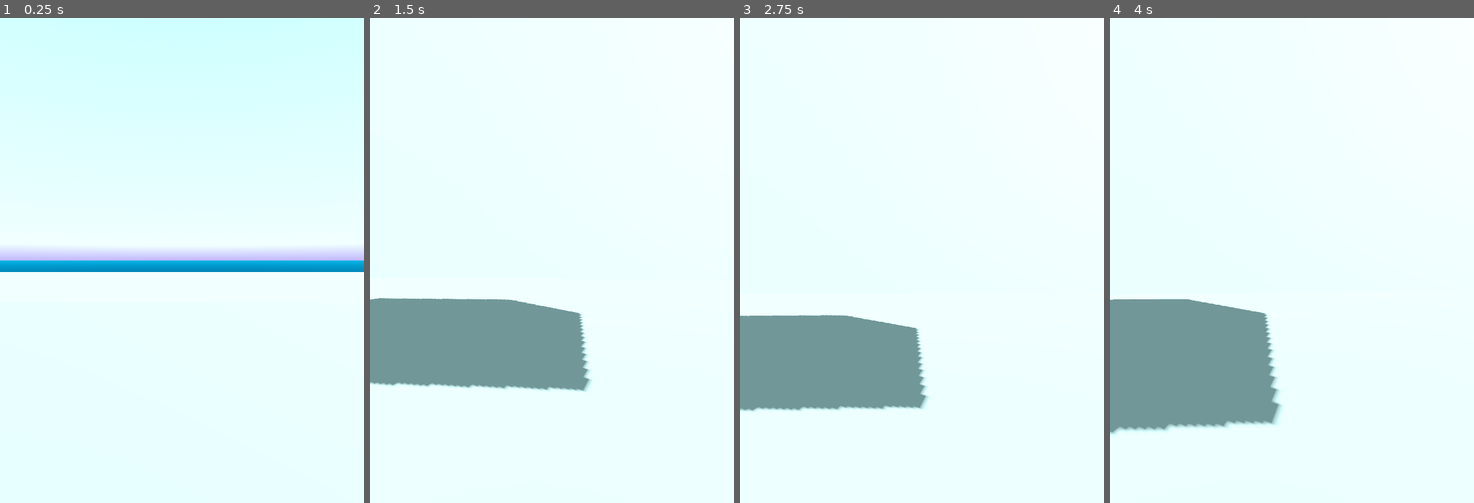
Above: before the commit, frames 1-4 (left to right).
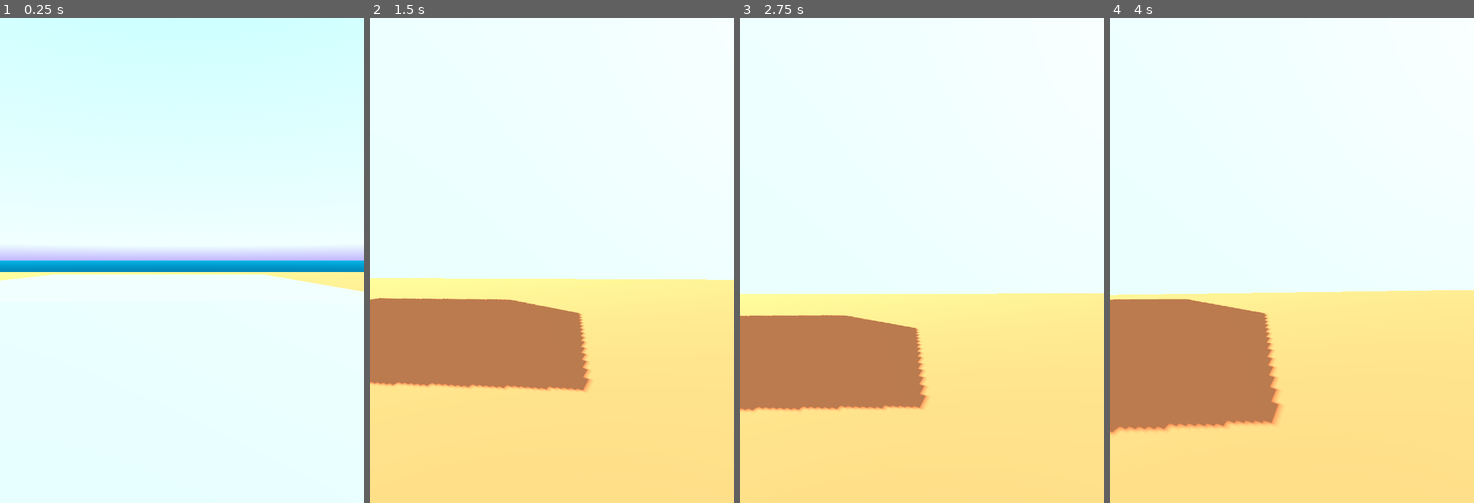
Above: after the commit, the same moments.

Repository: init-Sense/octant
Game: Godot game, scene res://scenes/octagon.tscn
Two runs of this game, one before a commit and one after it. Both use one fixed random seed, a clock stepped at 60 frames per second and the inputs below. A sky picture missing from this copy of the repository is replaced by a grey-blue gradient.
Inputs (mouse positions are in pixels of both pictures, inside the frame that each line leads up to):
- Up to frame 1 (0.25 s): no input
- Up to frame 2 (1.5 s): move the mouse to (570, 260) at 0.52 s; hold Q (debug_crouch_up) from 0.53 s (still down); click (570, 260) at 0.67 s; move the mouse to (533, 260) at 1.27 s
- Up to frame 3 (2.75 s): keep holding Q (debug_crouch_up); move the mouse to (929, 250) at 2.02 s
- Up to frame 4 (4 s): keep holding Q (debug_crouch_up); tap Enter at 2.75 s; move the mouse to (1288, 270) at 2.77 s; click (1288, 270) at 2.92 s; move the mouse to (1321, 265) at 3.52 s

The runs differ from the first frame. In frame 1, 1.1% of the frame differs, in the area x 0-100%, y 52-57%; in frame 2, 46%, in the area x 0-100%, y 53-100%; in frame 3, 43%; in frame 4, 43%.

Commit message:
refactor: renamed collision layers

Diff:
--- a/project.godot
+++ b/project.godot
@@ -38,6 +38,12 @@
 ]
 }
 
+[layer_names]
+
+3d_physics/layer_1="Player"
+3d_physics/layer_2="Ground"
+3d_physics/layer_3="Object"
+
 [physics]
 
 3d/size/viewport_width=810
--- a/scenes/octagon.tscn
+++ b/scenes/octagon.tscn
@@ -1,9 +1,15 @@
-[gd_scene load_steps=10 format=3 uid="uid://dp5a5hedvwug8"]
+[gd_scene load_steps=11 format=3 uid="uid://dp5a5hedvwug8"]
 
 [ext_resource type="PackedScene" uid="uid://cu3wtrebnb1dy" path="res://scenes/player/player.tscn" id="1_whfll"]
 [ext_resource type="Texture2D" uid="uid://d004ayerwjo0g" path="res://assets/textures/sky_clouds.jpeg" id="2_0cqly"]
 
+[sub_resource type="StandardMaterial3D" id="StandardMaterial3D_643ss"]
+albedo_color = Color(1, 0.476502, 0.267471, 1)
+metallic = 0.2
+roughness = 0.8
+
 [sub_resource type="BoxMesh" id="BoxMesh_mv2wg"]
+material = SubResource("StandardMaterial3D_643ss")
 size = Vector3(200, 0.1, 200)
 
 [sub_resource type="BoxShape3D" id="BoxShape3D_l1wij"]
@@ -48,6 +54,7 @@
 
 [node name="PlaneBody" type="StaticBody3D" parent="Environment/PlaneMesh"]
 collision_layer = 2
+collision_mask = 5
 
 [node name="PlaneShape" type="CollisionShape3D" parent="Environment/PlaneMesh/PlaneBody"]
 shape = SubResource("BoxShape3D_l1wij")
@@ -58,7 +65,8 @@
 skeleton = NodePath("BoxBody")
 
 [node name="BoxBody" type="StaticBody3D" parent="Environment/BoxMesh"]
-collision_layer = 2
+collision_layer = 4
+collision_mask = 3
 
 [node name="BoxCollider" type="CollisionShape3D" parent="Environment/BoxMesh/BoxBody"]
 shape = SubResource("BoxShape3D_u7ysn")
@@ -69,7 +77,8 @@
 skeleton = NodePath("BoxBody")
 
 [node name="BoxBody" type="StaticBody3D" parent="Environment/BoxMesh2"]
-collision_layer = 2
+collision_layer = 4
+collision_mask = 3
 
 [node name="BoxCollider" type="CollisionShape3D" parent="Environment/BoxMesh2/BoxBody"]
 shape = SubResource("BoxShape3D_u7ysn")
--- a/scenes/player/player.tscn
+++ b/scenes/player/player.tscn
@@ -22,7 +22,7 @@
 
 [node name="PlayerBody3D" type="CharacterBody3D" parent="."]
 unique_name_in_owner = true
-collision_mask = 2
+collision_mask = 6
 
 [node name="PlayerCollision3D" type="CollisionShape3D" parent="PlayerBody3D"]
 shape = SubResource("CapsuleShape3D_vyse8")
